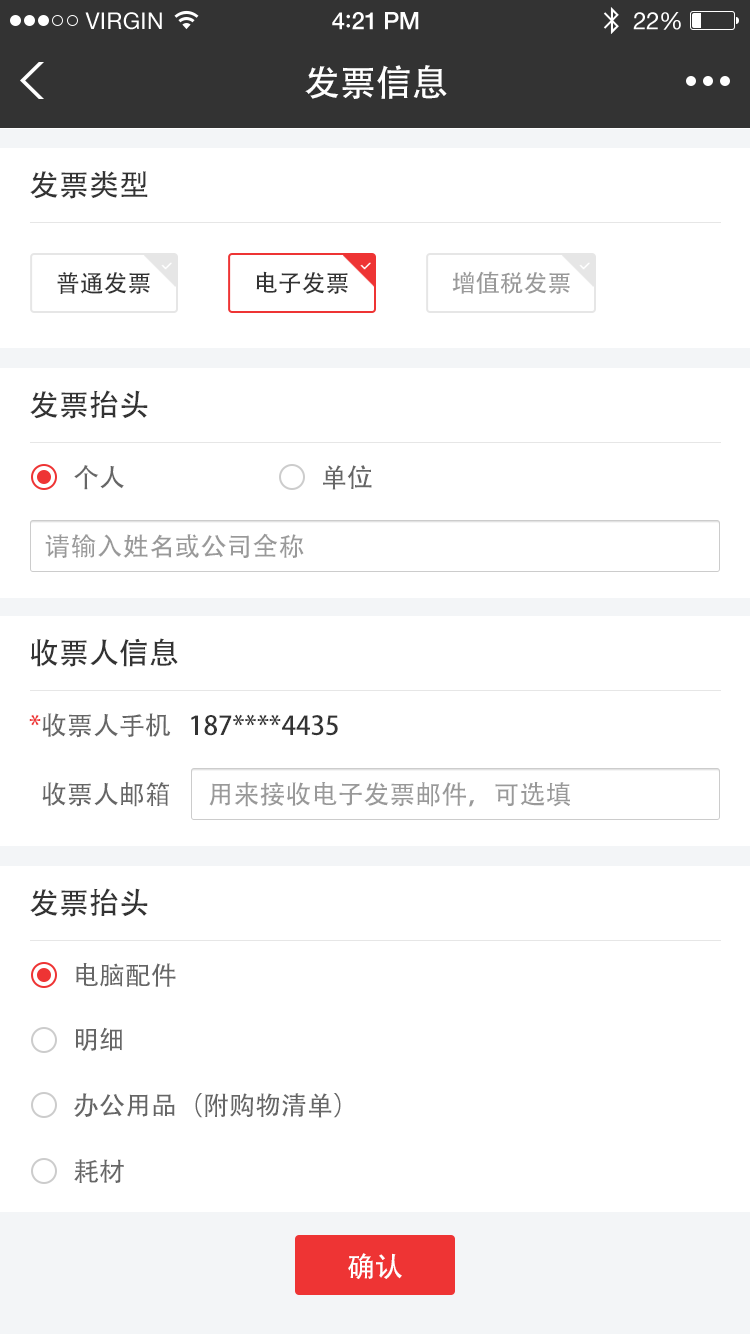
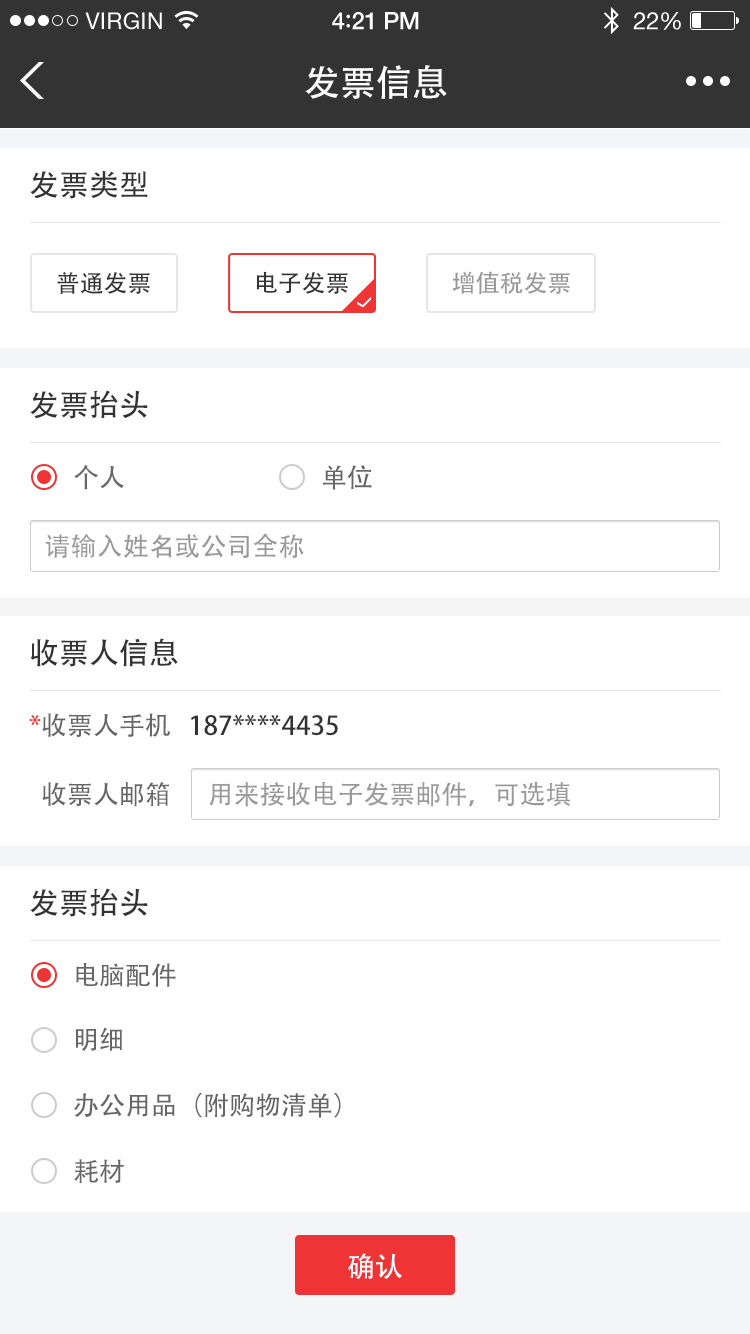
The second w=750, h=1334 image is a revision of the first. Changes to its layers:
hid "图层 2 拷贝 6" over bbox(562, 255, 594, 287)
removed layer "图层 2 拷贝 5" (1st of 2, in "内容" › "发票类型") from group "发票类型" over bbox(343, 255, 374, 287)
added layer "形状 255 拷贝" in group "发票类型" over bbox(342, 279, 374, 311)
hid "图层 2 拷贝 5" (in "内容" › "发票类型") over bbox(144, 255, 176, 287)
